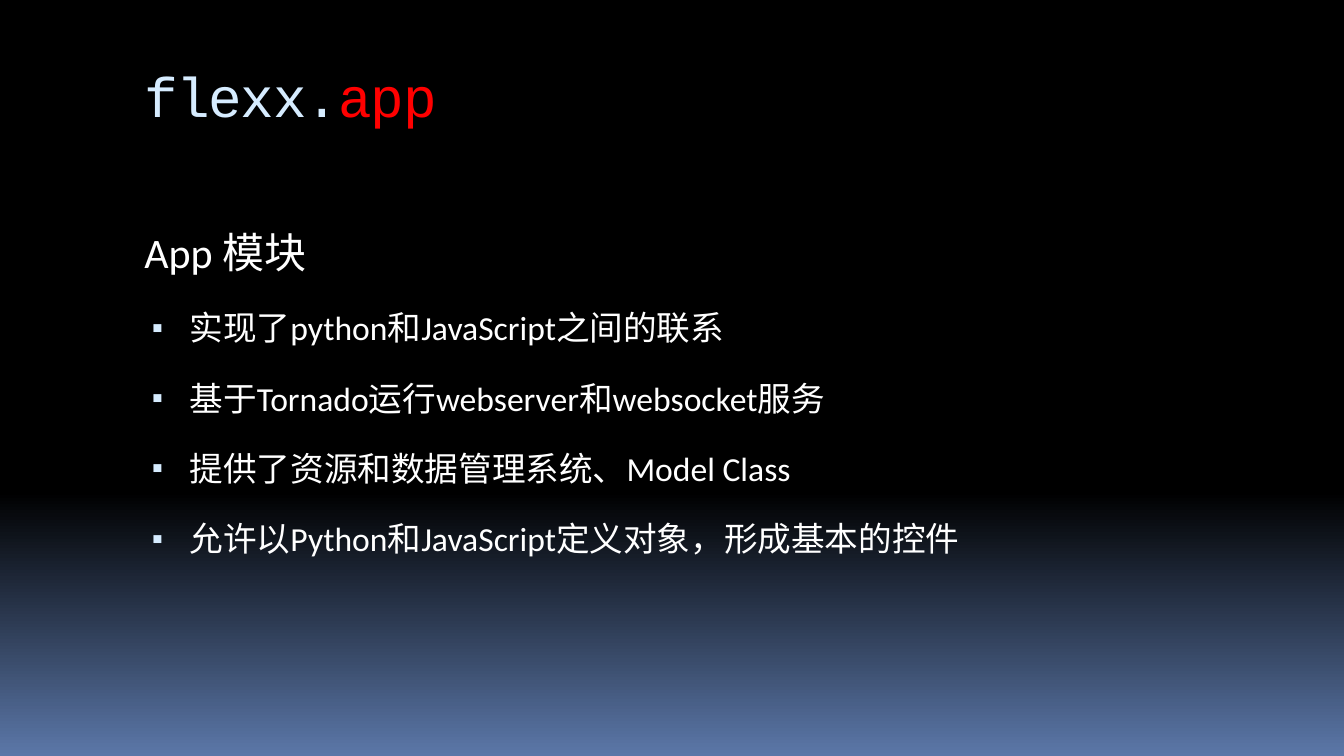
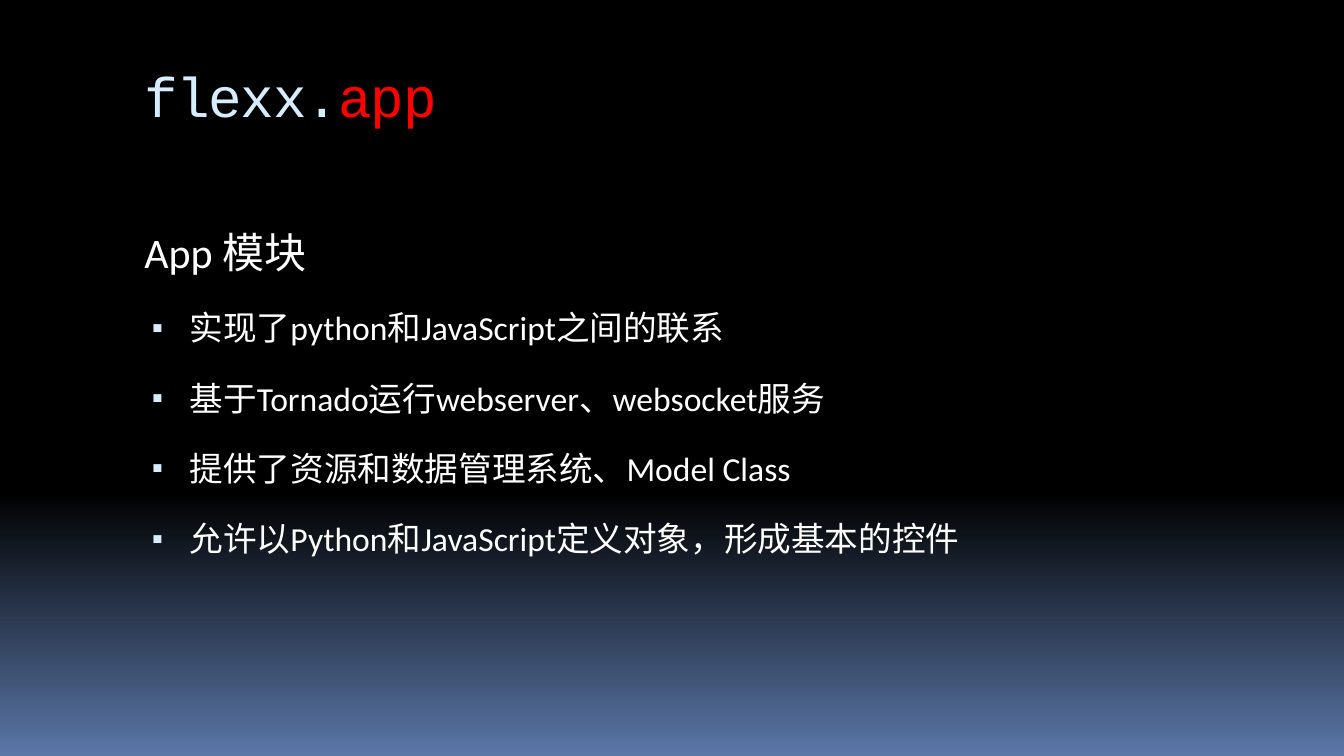
Before and after one commit to 260936767/UpdateServer, a slide deck: slide 55 of flexx_study/report for python&flexx.pptx (slide 54 before the commit). Drawn at 1344x756 pixels with LibreOffice and Linux fonts; fonts in the diff are those of the drawing. Boxes give left, top, right and bottom in pixels: in the first picture for what was removed or moved away, otherwise in the second. Text is boxed around its words. In the diff, an @@ line names an element or a change of style, - is before the commit and + after.

```diff
--- a/flexx_study/report for python&flexx.pptx
+++ b/flexx_study/report for python&flexx.pptx
@@ text at [190,382,825,414]: text changed @@
-▪ 基于Tornado运行webserver和websocket服务
+▪ 基于Tornado运行webserver、websocket服务
```
Also in this commit, not shown: 4 other slides changed, 3 slides added, 1 slide removed.
